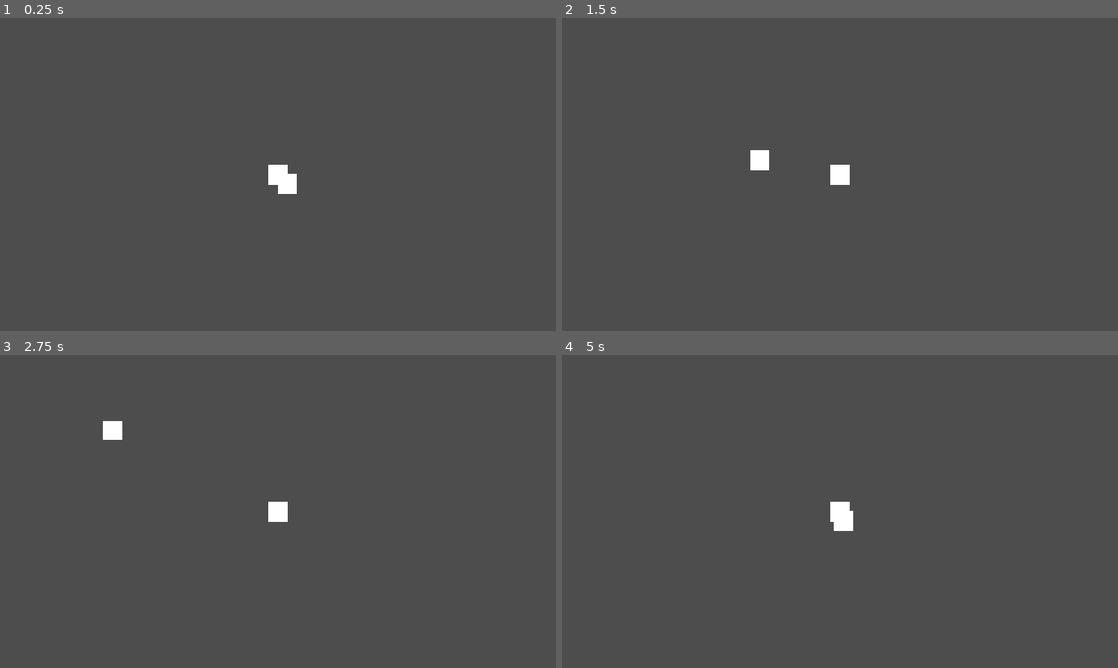
Above: before the commit, frames 1-4 (two rows, left to right).
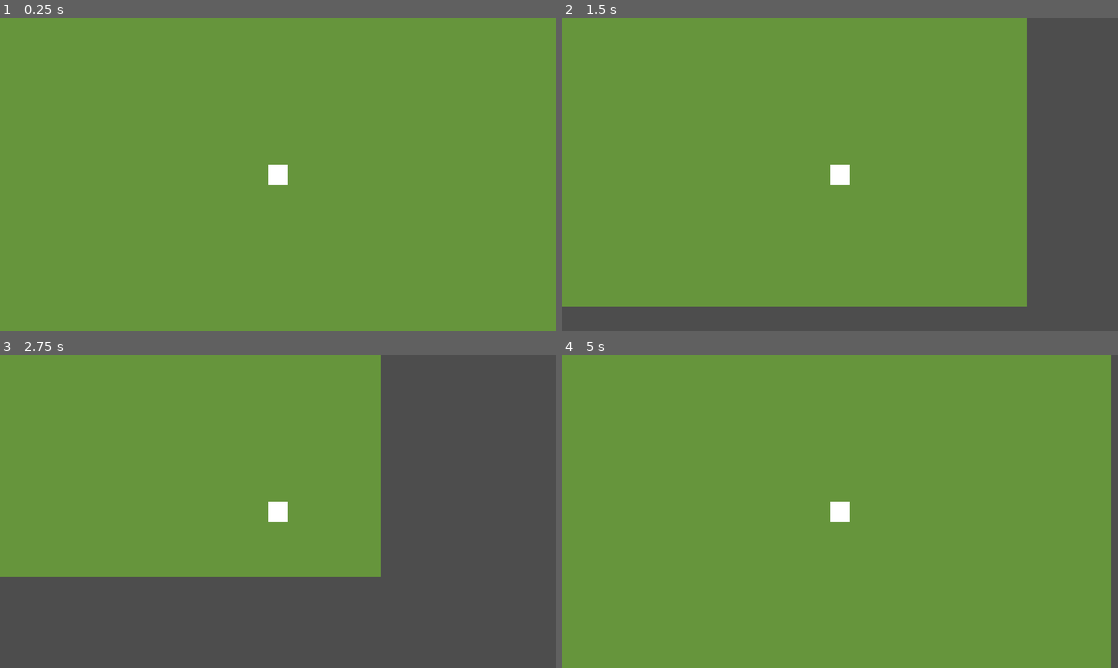
Above: after the commit, the same moments.

Repository: da-taki/DungeonCrawler
Game: Godot game, scene res://scenes/room_1.tscn
Same seed, same stepped clock (60 frames per second), same inputs: the game is played once before the commit and once after it.
Inputs (mouse positions are in pixels of both pictures, inside the frame that each line leads up to):
- Up to frame 1 (0.25 s): no input
- Up to frame 2 (1.5 s): tap Enter at 0.5 s; move the mouse to (962, 158) at 0.52 s; hold D (move_right) 0.53-1.28 s; tap Alt at 0.6 s; click (962, 158) at 0.67 s; move the mouse to (728, 190) at 1.27 s; hold S (move_down) from 1.28 s (still down); tap Shift at 1.35 s
- Up to frame 3 (2.75 s): move the mouse to (333, 442) at 2.02 s; release S (move_down) at 2.03 s; hold D (move_right) from 2.03 s (still down); tap Alt at 2.1 s
- Up to frame 4 (5 s): move the mouse to (812, 574) at 2.77 s; release D (move_right) at 2.78 s; hold W (move_up) 2.78-3.53 s; tap Shift at 2.85, 4.35 s; click (812, 574) at 2.92 s; move the mouse to (1006, 558) at 3.52 s; hold A (move_left) from 3.53 s (still down); tap Alt at 3.6 s; move the mouse to (673, 464) at 4.27 s

The runs differ from the first frame. In frame 1, 100% of the frame differs, in the area x 0-100%, y 0-100%; in frame 2, 77%; in frame 3, 48%; in frame 4, 99%.

Commit message:
Added walls

Diff:
--- a/scenes/room_1.tscn
+++ b/scenes/room_1.tscn
@@ -3,11 +3,47 @@
 [ext_resource type="Script" uid="uid://dinse08pnjwdg" path="res://scripts/room_1.gd" id="1_0tsjr"]
 [ext_resource type="PackedScene" uid="uid://b6h06310h6ryw" path="res://scenes/player.tscn" id="2_vu5en"]
 
+[sub_resource type="PhysicsMaterial" id="PhysicsMaterial_ifeun"]
+
+[sub_resource type="SegmentShape2D" id="SegmentShape2D_ifeun"]
+a = Vector2(-576, 322)
+b = Vector2(574, 322)
+
+[sub_resource type="SegmentShape2D" id="SegmentShape2D_1x3kl"]
+a = Vector2(576, -324)
+b = Vector2(-576, -324)
+
+[sub_resource type="SegmentShape2D" id="SegmentShape2D_vu5en"]
+a = Vector2(576, 324)
+b = Vector2(576, -324)
+
+[sub_resource type="SegmentShape2D" id="SegmentShape2D_8oql1"]
+a = Vector2(-576, -324)
+b = Vector2(-576, 324)
+
 [node name="Room_1" type="Node2D" unique_id=545502306]
 script = ExtResource("1_0tsjr")
 
+[node name="Walls" type="StaticBody2D" parent="." unique_id=352132569]
+physics_material_override = SubResource("PhysicsMaterial_ifeun")
+
+[node name="lower_wall" type="CollisionShape2D" parent="Walls" unique_id=961541022]
+shape = SubResource("SegmentShape2D_ifeun")
+
+[node name="upper_wall" type="CollisionShape2D" parent="Walls" unique_id=768748231]
+shape = SubResource("SegmentShape2D_1x3kl")
+
+[node name="right_wall" type="CollisionShape2D" parent="Walls" unique_id=1042643329]
+shape = SubResource("SegmentShape2D_vu5en")
+
+[node name="left_wall" type="CollisionShape2D" parent="Walls" unique_id=455769711]
+shape = SubResource("SegmentShape2D_8oql1")
+
+[node name="temp_floor" type="ColorRect" parent="." unique_id=1925035544]
+offset_left = -576.0
+offset_top = -323.0
+offset_right = 575.0
+offset_bottom = 324.0
+color = Color(0.39970902, 0.58248866, 0.23509562, 1)
+
 [node name="Player" parent="." unique_id=1033421392 instance=ExtResource("2_vu5en")]
-
-[node name="ColorRect" type="ColorRect" parent="." unique_id=1925035544]
-offset_right = 40.0
-offset_bottom = 40.0
